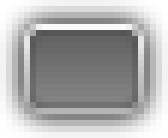
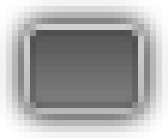
Layers edited between the first and the second 168x138 image:
painted on "Rounded Rectangle 2", unmasked it over [24, 24, 144, 114]
